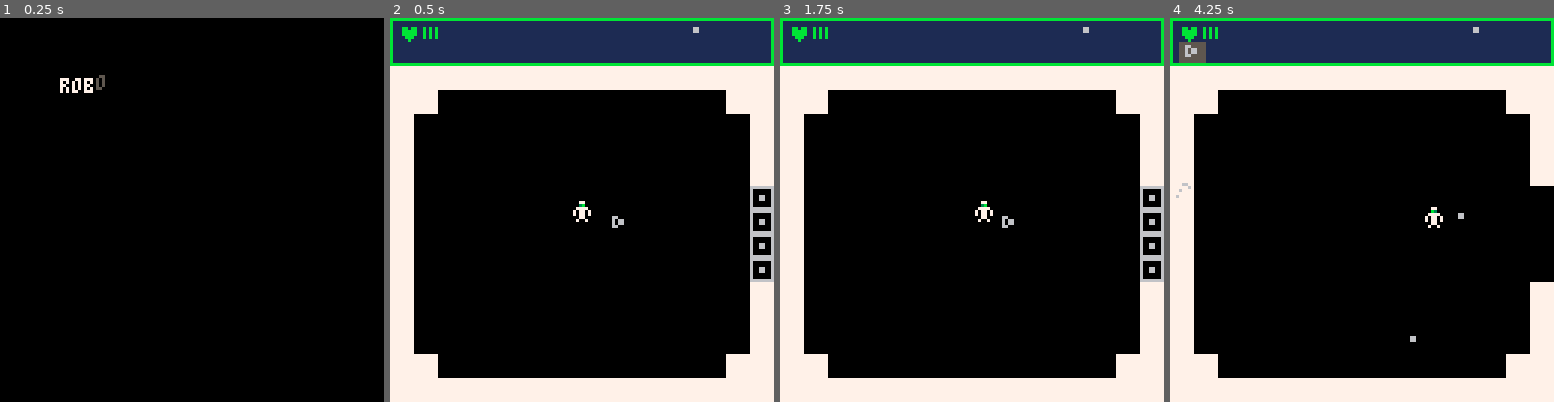
Above: before the commit, frames 1-4 (left to right).
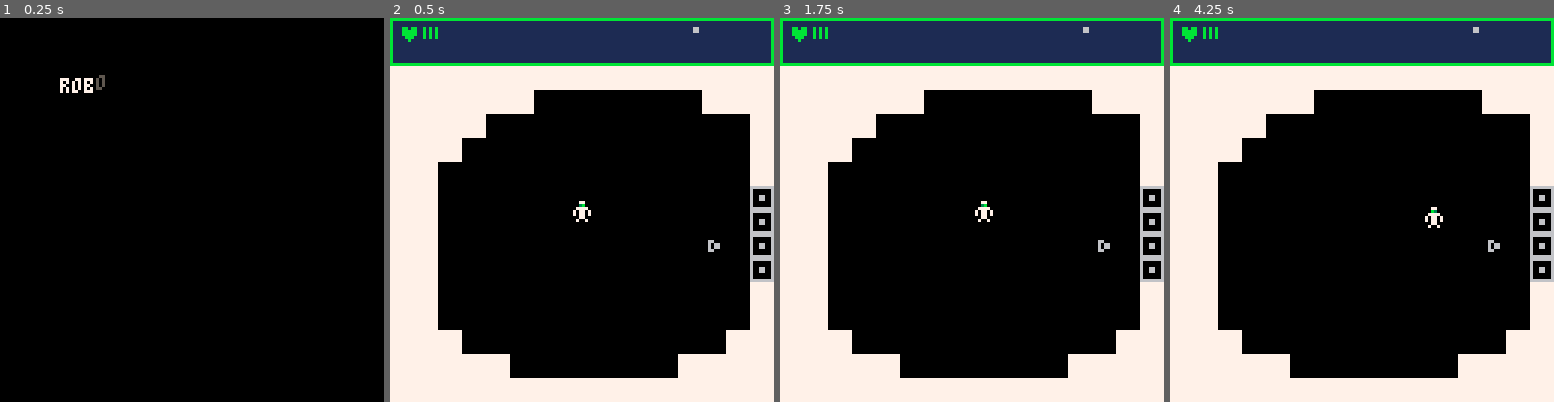
Above: after the commit, the same moments.

Repository: PedroMR/pico8
Game: PICO-8 cartridge ptron.p8
Two runs of this game, one before a commit and one after it. Both use one fixed random seed, a clock stepped at 60 frames per second and the inputs below.
Inputs:
- Up to frame 1 (0.25 s): no input
- Up to frame 2 (0.5 s): tap X (X key) at 0.33 s
- Up to frame 3 (1.75 s): tap O (Z key) at 0.7, 1.7 s; tap X (X key) at 1.07 s; hold Right from 1.6 s (still down)
- Up to frame 4 (4.25 s): tap X (X key) at 1.85, 2.97, 4.08 s; release Right at 2.1 s; tap O (Z key) every 0.4 s from 2.1 to 4.1 s; hold Up 2.15-2.42 s; hold Right 2.47-3.03 s; hold Left 3.08-3.58 s; hold Down 3.63-3.97 s; hold Right from 4.02 s (still down)

Frame 1 is identical in both runs. In frame 2, 9.9% of the frame differs, in the area x 6-94%, y 18-94%; in frame 3, 9.9%; in frame 4, 11%, in the area x 1-100%, y 6-94%.

Commit message:
<3 for HP

Diff:
--- a/ptron.p8
+++ b/ptron.p8
@@ -290,14 +290,22 @@
  local rx,ry=tile_from_coord(room,pl.x,pl.y)
  local t=mget(rx,ry)
  if band(fget(t),8) >=8 then
-  --printh("got item "..t,logfile)
+  local got_it=false
   for wpn in all(pl_wpns) do
 	  if t==wpn.get then
 	   wpn.got=true
-		  mset(rx,ry,0)
+	   got_it=true
 		  break
 		 end
 		end
+		if t==3 then --heart
+		 got_it=true
+		 pl.hp_max+=3
+		 pl.hp+=3
+		end
+		if got_it then
+	  mset(rx,ry,0)
+	 end
 --  pl_items[it_key_red]=true
  end
 end
@@ -816,11 +824,11 @@
 
 __gfx__
 00000000000000000000000000000000000000000000000000000000000000000000000000000000000000000000000000000000000000000000000000000000
-00000000000770000000000000000000000000000000000000000000000000000000000000000000000000000000000000000000000000000000000000000000
-00700700000330000000000000000800006600000ccccc0000000000000000000000000000000000000000000000000000000000000000000000000000000000
-000770000077770000066000088880800060660000666cc008888880000000000000000000000000000000000000000000000000000000000000000000000000
-000770000707707000066000080808000060660000c666cc08089990000000000000000000000000000000000000000000000000000000000000000000000000
-007007000707707000000000000000000066000000cc66cc08888880000000000000000000000000000000000000000000000000000000000000000000000000
+00000000000770000000000000808000000000000000000000000000000000000000000000000000000000000000000000000000000000000000000000000000
+00700700000330000000000008888800006600000ccccc0000000000000000000000000000000000000000000000000000000000000000000000000000000000
+000770000077770000066000088888000060660000666cc008888880000000000000000000000000000000000000000000000000000000000000000000000000
+000770000707707000066000008880000060660000c666cc08089990000000000000000000000000000000000000000000000000000000000000000000000000
+007007000707707000000000000800000066000000cc66cc08888880000000000000000000000000000000000000000000000000000000000000000000000000
 00000000000770000000000000000000000000000cccccc000000000000000000000000000000000000000000000000000000000000000000000000000000000
 00000000007007000000000000000000000000000000000000000000000000000000000000000000000000000000000000000000000000000000000000000000
 00000000000000000000000000000000000000000000000000000000000000000000000000000000000000000000000000000000000000000000000000000000
@@ -879,7 +887,7 @@
 00000000000000000000000000000000000000000000000000000000000000000000000000000000000000000000000000000000000000000000000000000000
 00000000000000000000000000000000000000000000000000000000000000000000000000000000000000000000000000000000000000000000000000000000
 00000000000000000000000000000000000000000000000000000000000000000000000000000000000000000000000000000000000000000000000000000000
-04040404040400000000040404040404040404040404000000000404040404040404040404040000000004040404040404040404040400000000040404040404
+04040404040400000000040404040404040404040404000000000404040404040404040404040404040404040404040404040404040400000000040404040404
 04040404040400000000040404040404040404040404000000000404040404040000000000000000000000000000000000000000000000000000000000000000
 04000000000000000000000000000004040000000000000000000000040404040400000000000000000000000000000404000000000000000000000000000004
 04000000000000000000000000000004040000000000000000000000000000040000000000000000000000000000000000000000000000000000000000000000
@@ -948,34 +956,34 @@
 0000000000000000000000000000000000000000000000000000000000000000000000000000000000000000000000000000000000000000000000000000000000000000000000000000000000000000000000000000000000000000000000000000000000000000000000000000000000000000000000000000000000000000
 __map__
 4040404040404040404040404040404040404040404040404040404040404040404040404040404040404040404040404040404040404040404040404040404040404040404040404040404040404040404040404040404040404040404040400000000000000000000000000000000000000000000000000000000000000000
-4040000000000000000000000000404040404040404040404040404040404040400000000000000040400000000000404000000000000000000000000000004040000000000000000000000000000040400000000000000000000000000000400000000000000000000000000000000000000000000000000000000000000000
-4000000000000000000000000000004040404040404000000000004040404040400000000000000040400000000000404000000000000000000000000000004040000000000000000000000000000040400000000000000000000000000000400000000000000000000000000000000000000000000000000000000000000000
-4000000000000000000000000000004040000000000000000000000000404040400000000000000000000000110000404000000000000000000000000000004040000000000000000000000000000040400000000000000000000000000000400000000000000000000000000000000000000000000000000000000000000000
-4000000000000000000000000000004040000000000000000000000000000040400000000000000000000000000000404000000000000000000000000000004040000000000000000000000000000040400000000000000000000000000000400000000000000000000000000000000000000000000000000000000000000000
-4000000000000000000000000000004641000000000000000000100000000042410000000040000000000000000000444100000000000000000000000000004141000000000000000000000000000000400000000000000000000000000000400000000000000000000000000000000000000000000000000000000000000000
-4000000000000000000400000000004641000000000000000000000000000042410000000040000000000000000000444100000000000000000000000000004141000000000000000000000000000000400000000000000000000000000000000000000000000000000000000000000000000000000000000000000000000000
-4000000000000000000000000000004641000000000000000000000000000042410000000040000000000000000000444100000000000040400000000000004141000000000000404000000000000000400000000000000000000000000000000000000000000000000000000000000000000000000000000000000000000000
-4000000000000000000000000000004641000000000000000000000000000042410000000040000000000000000000444100000000000040400000000000004141000000000000404000000000000000400000000000000000000000000000000000000000000000000000000000000000000000000000000000000000000000
-4000000000000000000000000000004040000000060000000000000000000040400000000000000040404000000000404000000000000000000000000000004040000000000000000000000000000040400000000000000000000000000000000000000000000000000000000000000000000000000000000000000000000000
-4000000000000000000000000000004040000000000000000000000010000040400000000000000000000000000000404000000000000000000000000000004040000000000000000000000000000040400000000000000000000000000000400000000000000000000000000000000000000000000000000000000000000000
-4000000000000000000000000000004040000000000000000000000000000040400000000000000000000000000000404000000000000000000000000000004040000000000000000000000000000040400000000000000000000000000000400000000000000000000000000000000000000000000000000000000000000000
-4040000000000000000000000000404040000000000000000000000000404040400000000000000000000000000000404000000000000000000000000000004040000000000000000000000000000040400000000000000000000000000000400000000000000000000000000000000000000000000000000000000000000000
-4040404040404040404040404040404040404040404043434343404040404040404040404040424242424040404040404040404040400000000040404040404040404040404000000000404040404040400000000000000000000000000000400000000000000000000000000000000000000000000000000000000000000000
-4000000000000000000000000000004040404040404041414141404040404040404040404040414141414040404040404040404040404141414140404040404040404040404000000000404040404040400000000000000000000000000000400000000000000000000000000000000000000000000000000000000000000000
-4040404040400000000040404040404040000000000000000000000000000040400000000000000000000000000000404000000000000000000000000000004040404040404000000000404040404040404040404040000000004040404040400000000000000000000000000000000000000000000000000000000000000000
-4040404040400000000040404040404040000000000000000000000000000040400000000000000000000000000000404000000000000000000000000000004040404040404000000000404040404040404040404040000000004040404040400000000000000000000000000000000000000000000000000000000000000000
+4040404040400000000000000040404040404040404040404040404040404040400000000000000040400000000000404000000000000000000000000000404040000000000000000000000000000040400000000000000000000000000000400000000000000000000000000000000000000000000000000000000000000000
+4040404000000000000000000000004040404040404000000000004040404040400000000000000040400000000000404000000000000000000000000000404040000000000000000000000000000040400000000000000000000000000000400000000000000000000000000000000000000000000000000000000000000000
+4040400000000000000000000000004040404040000000000000000000404040400000000000000000000000110000404000000000000000000000000000404040000000000000000000000000000040400000000000000000000000000000400000000000000000000000000000000000000000000000000000000000000000
+4040000000000000000000000000004040404000000000000000000000000040400000000000000000000000000000404000000000000000000000000000404040000000000000000000000000000040400000000000000000000000000000400000000000000000000000000000000000000000000000000000000000000000
+4040000000000000000000000000004641000000000000000000100000000042410000000040000000000000000000444100000000000000000000000000414040000000000000000000000000000040400000000000000000000000000000400000000000000000000000000000000000000000000000000000000000000000
+4040000000000000000000000000004641000000000000000000000000000042410000000040000000000000000000444100000000000000000000000000410000000000000000000000000000000040400000000000000000000000000000000000000000000000000000000000000000000000000000000000000000000000
+4040000000000000000000000004004641000000000000000000000000000042410000000040000000000000000000444100000000004040000000000000410000000000000000000000000000000040400000000000000000000000000000000000000000000000000000000000000000000000000000000000000000000000
+4040000000000000000000000000004641000000000000000000000000000042410000000040000000000000000000444100000000004040000000000000410000000000000000000000000000000040400000000000000000000000000000000000000000000000000000000000000000000000000000000000000000000000
+4040000000000000000000000000004040404000000000000000000000000040400000000000000040404000000000404000000000000000000000000000400000000000000000000000000000000040400000000000000000000000000000000000000000000000000000000000000000000000000000000000000000000000
+4040000000000000000000000000004040404040000000000000000010000040400000000000000000000000000000404000000000000000000000000000404040000000000000000000000000000040400000000000000000000000000000400000000000000000000000000000000000000000000000000000000000000000
+4040400000000000000000000000404040404040000000000000000000000040400000000000000000000000000000404000000000000000000000000000404040000000000000000000000000000040400000000000000000000000000000400000000000000000000000000000000000000000000000000000000000000000
+4040404040000000000000004040404040404040000000000000000000404040400000000000000000000000000000404000000000000000000000000000404040000000000000000000000000000040400000000000000000000000000000400000000000000000000000000000000000000000000000000000000000000000
+4040404040404040404040404040404040404040404043434343404040404040404040404040424242424040404040404040404040000000004040404040404040000000000000000000000000000040400000000000000000000000000000400000000000000000000000000000000000000000000000000000000000000000
+4040404040404040404040404040404040404040404042424242404040404040404040404040414141414040404040404000000000000000000000000000004040000000000000000000000000000040400000000000000000000000000000400000000000000000000000000000000000000000000000000000000000000000
+4040404040404040404040404040404040404040404000000000404040404040400000000000000000000000000000404040404040400000000040404040404040404040404000000000404040404040404040404040000000004040404040400000000000000000000000000000000000000000000000000000000000000000
+4040404040400000000040404040404040404040000000000000000040404040400010000000000000000000000000404040404040400000000040404040404040404040404000000000404040404040404040404040000000004040404040400000000000000000000000000000000000000000000000000000000000000000
 4000000000400000000000000000004040000000000000000000000000000040400000000000000000000000000000404000000000000000000000000000004040000000000000000000000000000040400000000000000000000000000000400000000000000000000000000000000000000000000000000000000000000000
-4000000040400000000000000000004040000000000000000000000000000040400000000000000000000000001000404000000000000000000000000000004040000000000000000000000000000040400000000000000000000000000000400000000000000000000000000000000000000000000000000000000000000000
-4000004040000000000000000000004041000000000000000000000000000041400000000000000000000000000000404000000000000000000000000000004040000000000000000000000000000040400000000000000000000000000000400000000000000000000000000000000000000000000000000000000000000000
-4000404000000000000000000000004041000000000000000000000000000041400000100000000000000040404040404000000000000000000000000000000040000000000000000000000000000040400000000000000000000000000000400000000000000000000000000000000000000000000000000000000000000000
-4040400000000000000000000000004041000000000000404000000000000041400000000000000000000000000000404000000000000040400000000000000040000000000000000000000000000040400000000000000000000000000000400000000000000000000000000000000000000000000000000000000000000000
-4040000000000000000000000000004041000000000000404000000000000041404040404040000000000000000000404000000000000040400000000000000000000000000000000000000000000040400000000000000000000000000000000000000000000000000000000000000000000000000000000000000000000000
-4040000000000000000000000000004040000000000000000000000000000040400000000044000000000000000000404000000000000000000000000000000000000000000000000000000000000040400000000000000000000000000000000000000000000000000000000000000000000000000000000000000000000000
-4040000000000000000000000000004040000000000000000000000000000040400003000044000000000000110000404000000000000000000000000000004000000000000000000000000000000040400000000000000000000000000000000000000000000000000000000000000000000000000000000000000000000000
-4040000000000000000000000000004040000000000000000000000000000040400000000044000000000000000500404000000000000000000000000000004000000000000000000000000000000040400000000000000000000000000000000000000000000000000000000000000000000000000000000000000000000000
-4040400000000000000000000000004040000000000000000000000000000040400000000044000000000000000000404000000000000000000000000000004040000000000000000000000000000040400000000000000000000000000000400000000000000000000000000000000000000000000000000000000000000000
-4000404000000000000000000000004040404040404000000000404040404040404040404040404040404040404040404040404040400000000040404040404040000000000000000000000000000040404000000000000000000000000000400000000000000000000000000000000000000000000000000000000000000000
-4000004040000000000000000000004040000000000000000000000000000040400000000040000000004000000000404000000000000000000000000000004040000000000000000000000000000040400000000000000000000000000000400000000000000000000000000000000000000000000000000000000000000000
-4000000040000000000000000000004040000000000000000000000000000040400000000040000000004000000000404000000000000000000000000000004040000000000000000000000000000040400000000000000000000000000000400000000000000000000000000000000000000000000000000000000000000000
-4000000040400000000000000000004040000000000000000000000000000040400000000040000000004000000000404000000000000000000000000000004040000000000000000000000000000040400000000000000000000000000000400000000000000000000000000000000000000000000000000000000000000000
-4040404040400000000040404040404040404040404000000000404040404040404040404040000000004040404040404040404040400000000040404040404040404040404000000000404040404040404040404040000000004040404040400000000000000000000000000000000000000000000000000000000000000000
+4000000040400000000000000000004040000000000000000000000000000040400000000000000000000000000000404000000000000000000000000000004040000000000000000000000000000040400000000000000000000000000000400000000000000000000000000000000000000000000000000000000000000000
+4000004040000000000000000000004040000000000000000000000000000000400000000000000000000000000000404000000000000000000000000000004040000000000000000000000000000040400000000000000000000000000000400000000000000000000000000000000000000000000000000000000000000000
+4000404000000000000000000000004040000000000000000000000000000040400000000000000000000000000010404000000000000000000000000000004040000000000000000000000000000040400000000000000000000000000000400000000000000000000000000000000000000000000000000000000000000000
+4040400000000000000000000000004040000000000000000000000000000040400000000000000000000000000000404000000000000000000000000000004040000000000000000000000000000040400000000000000000000000000000400000000000000000000000000000000000000000000000000000000000000000
+4040000000000000000000000000004040000000000000000000000000000040404444444040000000000000000000404000000000000000000000000000000000000000000000000000000000000040400000000000000000000000000000000000000000000000000000000000000000000000000000000000000000000000
+4040000000000000000000000000004040000000000000000000000000000040404444444040000000000000001100404000000000000000000000000000000000000000000000000000000000000040400000000000000000000000000000000000000000000000000000000000000000000000000000000000000000000000
+4040000000000000000000000000004040000000000000000000000000000040400000004040000000000000000000404000000000000000000000000000000000000000000000000000000000000040400000000000000000000000000000000000000000000000000000000000000000000000000000000000000000000000
+4040000000000000000000000000004040000000000000000000000000000040400003004040000000000040000500404000000000000000000000000000000000000000000000000000000000000040400000000000000000000000000000000000000000000000000000000000000000000000000000000000000000000000
+4040400000000000000000000000004040000000000000000000000000000040400000004040000000000040000000404000000000000000000000000000004040000000000000000000000000000040400000000000000000000000000000400000000000000000000000000000000000000000000000000000000000000000
+4000404000000000000000000000004040000000000000000000000000000040404040404040404040404040404040404000000000000000000000000000004040000000000000000000000000000040404000000000000000000000000000400000000000000000000000000000000000000000000000000000000000000000
+4000004040000000000000000000004040000000000000000000000000000040404040404040000000004000000000404000000000000000000000000000004040000000000000000000000000000040400000000000000000000000000000400000000000000000000000000000000000000000000000000000000000000000
+4000000040000000000000000000004040000000000000000000000000000040404040404040000000004000000000404000000000000000000000000000004040000000000000000000000000000040400000000000000000000000000000400000000000000000000000000000000000000000000000000000000000000000
+4000000040400000000000000000004040000000000000000000000000000040404040404040000000004000000000404000000000000000000000000000004040000000000000000000000000000040400000000000000000000000000000400000000000000000000000000000000000000000000000000000000000000000
+4040404040400000000040404040404040404040404000000000404040404040404040404040404040404040404040404040404040400000000040404040404040404040404000000000404040404040404040404040000000004040404040400000000000000000000000000000000000000000000000000000000000000000
